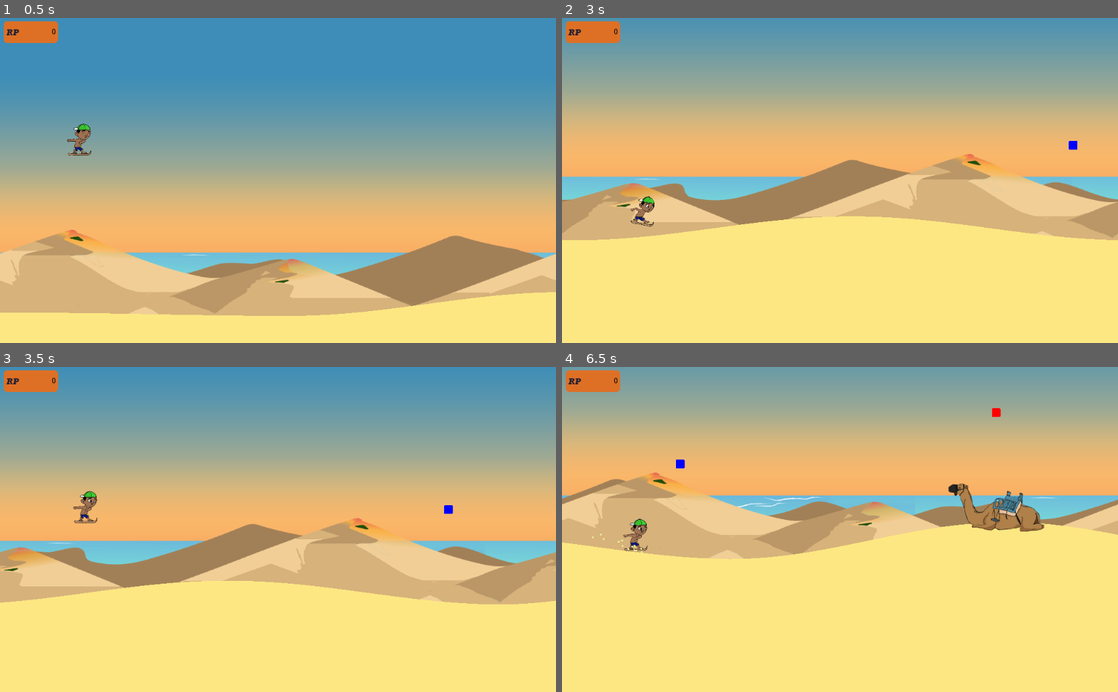
Above: before the commit, frames 1-4 (two rows, left to right).
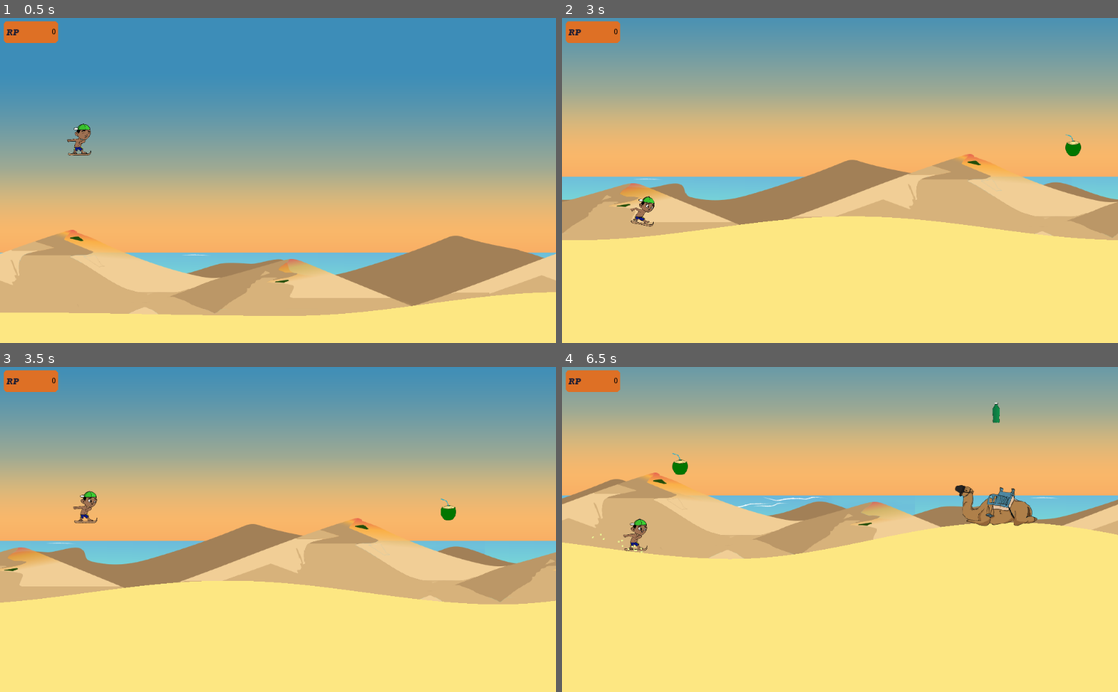
Above: after the commit, the same moments.

Repository: AlanVitorCosta/MotoresGame
Game: Godot game, scene res://scenes/World.tscn
The game is run twice, just before and just after one commit, with the same random seed, the same clock (stepped at 60 frames per second) and the same inputs. Before the commit the project has no main scene; this scene is started directly in both runs. The engine's default icon, where the game draws it, is replaced by a stand-in: a white triangle on a blue panel in a dark square. Sound files missing from this copy of the repository are replaced by a short silence.
Inputs:
- Up to frame 1 (0.5 s): no input
- Up to frame 2 (3 s): hold Z 0.53-1.28 s; hold Right (ui_right) 0.53-2.03 s; tap Up (ui_up) at 0.77, 1.52 s; tap Z at 1.35, 2.85 s; hold Left (ui_left) 2.03-2.78 s; hold Z 2.03-2.78 s; hold Right (ui_right) from 2.78 s (still down)
- Up to frame 3 (3.5 s): keep holding Right (ui_right); tap Up (ui_up) at 3.02 s
- Up to frame 4 (6.5 s): hold Z 3.53-4.28 s; tap Up (ui_up) at 3.77, 4.52, 6.02 s; release Right (ui_right) at 4.28 s; hold Left (ui_left) 4.28-5.03 s; tap Z at 4.35, 5.85 s; hold Right (ui_right) 5.03-5.78 s; hold Z 5.03-5.78 s; hold Left (ui_left) from 5.78 s (still down)

Frame 1 is identical in both runs. In frame 2, 0.1% of the frame differs, in the area x 90-94%, y 35-43%; in frame 3, 0.1%; in frame 4, 1.3%, in the area x 7-87%, y 10-52%.

Commit message:
varias atts

Diff:
--- a/scenes/Coletavel.tscn
+++ b/scenes/Coletavel.tscn
@@ -19,18 +19,18 @@
 color = Color( 0.396078, 0.807843, 0.537255, 1 )
 hue_variation = -0.43
 
-[sub_resource type="CapsuleShape2D" id=4]
+[sub_resource type="CapsuleShape2D" id=3]
 radius = 35.6037
 height = 0.461029
 
 [node name="Coletavel" type="KinematicBody2D"]
 scale = Vector2( 0.25, 0.25 )
-collision_layer = 8
+collision_layer = 16
 script = ExtResource( 1 )
 
 [node name="Altura1" type="CollisionShape2D" parent="."]
 position = Vector2( -2.097, 117.741 )
-shape = SubResource( 3 )
+shape = SubResource( 1 )
 __meta__ = {
 "_edit_lock_": true
 }
@@ -60,7 +60,8 @@
 [node name="Position" type="Area2D" parent="."]
 
 [node name="CollisionShape2D" type="CollisionShape2D" parent="Position"]
-shape = SubResource( 4 )
+scale = Vector2( 0.9, 0.9 )
+shape = SubResource( 3 )
 __meta__ = {
 "_edit_lock_": true
 }
--- a/scenes/Dromedario.tscn
+++ b/scenes/Dromedario.tscn
@@ -6,12 +6,12 @@
 [ext_resource path="res://sprites/Obstaculos/drom2.png" type="Texture" id=4]
 [ext_resource path="res://sprites/Obstaculos/drom3.png" type="Texture" id=5]
 
-[sub_resource type="CapsuleShape2D" id=4]
-radius = 25.6667
-height = 100.92
+[sub_resource type="CapsuleShape2D" id=1]
+radius = 24.0624
+height = 93.3617
 
 [sub_resource type="RectangleShape2D" id=2]
-extents = Vector2( 82.8468, 42.3215 )
+extents = Vector2( 76.7516, 36.1033 )
 
 [sub_resource type="SpriteFrames" id=3]
 animations = [ {
@@ -31,7 +31,10 @@
 [node name="CollisionShape2D" type="CollisionShape2D" parent="."]
 position = Vector2( -10.5927, 5.96675 )
 rotation = 1.5708
-shape = SubResource( 4 )
+shape = SubResource( 1 )
+__meta__ = {
+"_edit_lock_": true
+}
 
 [node name="Area2D" type="Area2D" parent="."]
 __meta__ = {
@@ -49,12 +52,13 @@
 
 [node name="camelFx" type="AudioStreamPlayer" parent="."]
 stream = ExtResource( 2 )
+volume_db = -10.0
 
 [node name="AnimatedSprite" type="AnimatedSprite" parent="."]
 scale = Vector2( 0.88, 0.88 )
 frames = SubResource( 3 )
 animation = "Idle"
-frame = 7
+frame = 5
 playing = true
 __meta__ = {
 "_edit_lock_": true
--- a/scenes/GameOver.tscn
+++ b/scenes/GameOver.tscn
@@ -1,7 +1,9 @@
-[gd_scene load_steps=3 format=2]
+[gd_scene load_steps=5 format=2]
 
-[ext_resource path="res://scripts/ButtonRefresh.gd" type="Script" id=1]
-[ext_resource path="res://scripts/ButtonExit.gd" type="Script" id=2]
+[ext_resource path="res://scripts/GameOver.gd" type="Script" id=1]
+[ext_resource path="res://scripts/ButtonRefresh.gd" type="Script" id=2]
+[ext_resource path="res://scripts/ButtonExit.gd" type="Script" id=3]
+[ext_resource path="res://sounds/187803__sonsdebarcelona__oral-nonsense-and-mocking.wav" type="AudioStream" id=4]
 
 [node name="Control" type="Control"]
 anchor_right = 1.0
@@ -10,12 +12,16 @@
 margin_top = -82.027
 margin_right = -396.963
 margin_bottom = -82.027
+script = ExtResource( 1 )
 
 [node name="Panel" type="Panel" parent="."]
 margin_left = 382.0
 margin_top = 63.0
 margin_right = 1437.0
 margin_bottom = 698.0
+__meta__ = {
+"_edit_lock_": true
+}
 
 [node name="Label" type="Label" parent="Panel"]
 margin_left = 250.0
@@ -30,6 +36,9 @@
 valign = 1
 autowrap = true
 uppercase = true
+__meta__ = {
+"_edit_lock_": true
+}
 
 [node name="Button" type="Button" parent="Panel"]
 margin_left = 312.0
@@ -37,7 +46,10 @@
 margin_right = 434.0
 margin_bottom = 432.0
 text = "Reiniciar"
-script = ExtResource( 1 )
+script = ExtResource( 2 )
+__meta__ = {
+"_edit_lock_": true
+}
 
 [node name="Button2" type="Button" parent="Panel"]
 margin_left = 592.901
@@ -45,4 +57,14 @@
 margin_right = 713.901
 margin_bottom = 430.025
 text = "Sair"
-script = ExtResource( 2 )
+script = ExtResource( 3 )
+__meta__ = {
+"_edit_lock_": true
+}
+
+[node name="gameoverFx" type="AudioStreamPlayer" parent="."]
+stream = ExtResource( 4 )
+volume_db = 10.0
+pitch_scale = 1.2
+
+[node name="Timer" type="Timer" parent="."]
--- /dev/null
+++ b/scenes/Menu.tscn
@@ -0,0 +1,34 @@
+[gd_scene load_steps=5 format=2]
+
+[ext_resource path="res://scripts/Menu.gd" type="Script" id=1]
+[ext_resource path="res://sprites/tela_start.png" type="Texture" id=2]
+[ext_resource path="res://scripts/ButtonBegin.gd" type="Script" id=3]
+[ext_resource path="res://sounds/03 - BANDA GRAFITH KARAOKE - SENTA AQUI - RG (online-audio-converter.com).ogg" type="AudioStream" id=4]
+
+[node name="Control" type="Control"]
+anchor_right = 1.0
+anchor_bottom = 1.0
+script = ExtResource( 1 )
+
+[node name="Back" type="Sprite" parent="."]
+position = Vector2( 513.211, 300.418 )
+scale = Vector2( 1.00904, 1.01234 )
+texture = ExtResource( 2 )
+__meta__ = {
+"_edit_lock_": true
+}
+
+[node name="Button" type="Button" parent="."]
+margin_left = 2.0
+margin_top = 517.0
+margin_right = 204.0
+margin_bottom = 590.0
+flat = true
+script = ExtResource( 3 )
+__meta__ = {
+"_edit_lock_": true
+}
+
+[node name="musica" type="AudioStreamPlayer" parent="."]
+stream = ExtResource( 4 )
+volume_db = -5.0
--- a/scenes/Player.tscn
+++ b/scenes/Player.tscn
@@ -4,10 +4,10 @@
 [ext_resource path="res://scripts/GarbageCollector.gd" type="Script" id=2]
 [ext_resource path="res://sprites/Personagem/boyzaum.png" type="Texture" id=3]
 [ext_resource path="res://sprites/Personagem/boyzaum2.png" type="Texture" id=4]
-[ext_resource path="res://sprites/Personagem/abaixar.png" type="Texture" id=5]
-[ext_resource path="res://sprites/Personagem/cair1.png" type="Texture" id=6]
-[ext_resource path="res://sprites/Personagem/cair2.png" type="Texture" id=7]
-[ext_resource path="res://sprites/Personagem/cair3.png" type="Texture" id=8]
+[ext_resource path="res://sprites/Personagem/cair1.png" type="Texture" id=5]
+[ext_resource path="res://sprites/Personagem/cair2.png" type="Texture" id=6]
+[ext_resource path="res://sprites/Personagem/cair3.png" type="Texture" id=7]
+[ext_resource path="res://sprites/Personagem/abaixar.png" type="Texture" id=8]
 [ext_resource path="res://sprites/Personagem/pulo1.png" type="Texture" id=9]
 [ext_resource path="res://sprites/Personagem/pulo2.png" type="Texture" id=10]
 [ext_resource path="res://sprites/Personagem/pulo3.png" type="Texture" id=11]
@@ -16,7 +16,7 @@
 [ext_resource path="res://sounds/456373__felixyadomi__hop9.wav" type="AudioStream" id=14]
 [ext_resource path="res://sounds/hit_fall.wav" type="AudioStream" id=15]
 [ext_resource path="res://sounds/364999__saul92__arena-cayendo.wav" type="AudioStream" id=16]
-[ext_resource path="res://sounds/03 - BANDA GRAFITH KARAOKE - SENTA AQUI - RG (online-audio-converter.com).ogg" type="AudioStream" id=17]
+[ext_resource path="res://sounds/music_skiduna (online-audio-converter.com).ogg" type="AudioStream" id=17]
 
 [sub_resource type="CircleShape2D" id=1]
 radius = 28.126
@@ -31,15 +31,15 @@
 "name": "Idle",
 "speed": 2.5
 }, {
-"frames": [ ExtResource( 5 ) ],
+"frames": [ ExtResource( 5 ), ExtResource( 6 ), ExtResource( 7 ) ],
+"loop": false,
+"name": "Falling",
+"speed": 7.5
+}, {
+"frames": [ ExtResource( 8 ) ],
 "loop": false,
 "name": "Crouch",
 "speed": 5.0
-}, {
-"frames": [ ExtResource( 6 ), ExtResource( 7 ), ExtResource( 8 ) ],
-"loop": false,
-"name": "Falling",
-"speed": 7.5
 }, {
 "frames": [ ExtResource( 9 ), ExtResource( 10 ), ExtResource( 11 ), ExtResource( 12 ), ExtResource( 13 ) ],
 "loop": false,
@@ -52,6 +52,7 @@
 emission_sphere_radius = 10.0
 flag_disable_z = true
 gravity = Vector3( 0, 70, 0 )
+angular_velocity = 1.05
 orbit_velocity = 0.0
 orbit_velocity_random = 0.0
 damping = 10.0
@@ -67,6 +68,9 @@
 [node name="CollisionShape2D" type="CollisionShape2D" parent="."]
 position = Vector2( -0.0713427, 2.27887 )
 shape = SubResource( 1 )
+__meta__ = {
+"_edit_lock_": true
+}
 
 [node name="Camera2D" type="Camera2D" parent="."]
 offset = Vector2( 400, 0 )
@@ -113,7 +117,7 @@
 
 [node name="musicFx" type="AudioStreamPlayer" parent="."]
 stream = ExtResource( 17 )
-volume_db = -10.0
+volume_db = -5.0
 
 [node name="Particles2D" type="Particles2D" parent="."]
 modulate = Color( 0.921569, 0.956863, 0.580392, 1 )
--- a/scenes/Urubu.tscn
+++ b/scenes/Urubu.tscn
@@ -52,6 +52,7 @@
 scale = Vector2( 0.8, 0.8 )
 frames = SubResource( 3 )
 animation = "Idle"
+frame = 2
 playing = true
 __meta__ = {
 "_edit_lock_": true
--- a/scripts/Bugueiro.gd
+++ b/scripts/Bugueiro.gd
@@ -15,7 +15,7 @@
 	timer = Timer.new()
 	timer.connect("timeout", self, "_on_timer_timeout")
 	add_child(timer)
-	timer.set_wait_time(6)
+	timer.set_wait_time(8)
 	timer.start()
 	pass
 
--- /dev/null
+++ b/scripts/ButtonBegin.gd
@@ -0,0 +1,8 @@
+extends Button
+
+func _ready():
+	connect("pressed", self, "_on_Button_pressed")
+	pass
+
+func _on_Button_pressed():
+	get_tree().change_scene("res://scenes/World.tscn")
--- a/scripts/Coletavel.gd
+++ b/scripts/Coletavel.gd
@@ -4,19 +4,21 @@
 	'nothing': -1,
 	'garrafa': 0,
 	'lata': 1,
-	'plastico': 2
+	'plastico': 2,
+	'pneu': 3
 }
 
-const GRAVITY = 10
+const GRAVITY = 300
 
 var collider_y_height = rand_range(0.5,1.8)
 var velocity = Vector2()
 var points
 var itemID = RECICLAVEIS.nothing
 var spr_texture = preload("res://icon.png")
-var garrafa_texture = preload("res://icon.png")
-var lata_texture = preload("res://icon.png")
-var plastico_texture = preload("res://icon.png")
+var garrafa_texture = preload("res://sprites/Coletaveis/garrafa.png")
+var lata_texture = preload("res://sprites/Coletaveis/lixo1.png")
+var plastico_texture = preload("res://sprites/Coletaveis/lixo2.png")
+var pneu_texture = preload("res://sprites/Coletaveis/pneu.png")
 var falling = true
 
 func _ready():
@@ -35,13 +37,20 @@
 func get_sprite_by_itemID(itemID):
 	if itemID == RECICLAVEIS.garrafa:
 		$Sprite.texture = garrafa_texture
-		$Sprite.modulate = Color(255,0,0,1)
+		$Sprite.scale = Vector2(1.35, 1.35)
+		$Position/CollisionShape2D.scale = Vector2(1.2, 1.2)
 	if itemID == RECICLAVEIS.lata:
 		$Sprite.texture = lata_texture
-		$Sprite.modulate = Color(0,255,0,1)
+		$Sprite.scale = Vector2(5, 5)
+		$Position/CollisionShape2D.scale = Vector2(4.5, 4.5)
 	if itemID == RECICLAVEIS.plastico:
 		$Sprite.texture = plastico_texture
-		$Sprite.modulate = Color(0,0,255,1)
+		$Sprite.scale = Vector2(3, 3)
+		$Position/CollisionShape2D.scale = Vector2(2.7, 2.7)
+	if itemID == RECICLAVEIS.pneu:
+		$Sprite.texture = pneu_texture
+		$Sprite.scale = Vector2(0.9, 0.9)
+		$Position/CollisionShape2D.scale = Vector2(1, 1)
 	else:
 		return
 	pass
@@ -56,6 +65,9 @@
 	if itemID == RECICLAVEIS.plastico:
 		print("lixo spawn plastico")
 		return 10
+	if itemID == RECICLAVEIS.pneu:
+		print("lixo spawn pneu")
+		return 12
 	else:
 		return 0
 	pass
--- a/scripts/Dromedario.gd
+++ b/scripts/Dromedario.gd
@@ -5,6 +5,7 @@
 
 onready var timer = get_node("Timer")
 
+var spriteScale = rand_range(0.66, 0.89)
 var velocity = Vector2()
 
 func _ready():
@@ -13,14 +14,15 @@
 	timer = Timer.new()
 	timer.connect("timeout", self, "_on_timer_timeout")
 	add_child(timer)
-	timer.set_wait_time(12)
+	timer.set_wait_time(13)
 	timer.start()
+
+	$AnimatedSprite.scale = Vector2(spriteScale, spriteScale)
 	pass
 
 func _physics_process(delta):
 	velocity.y += GRAVITY
-
-	move_and_slide(velocity, FLOOR, true)
+	move_and_collide(velocity * delta)
 	pass
 
 func _on_Area2D_body_entered(body):
--- /dev/null
+++ b/scripts/GameOver.gd
@@ -0,0 +1,18 @@
+extends Control
+
+onready var timer = get_node("Timer")
+
+var tocar = true
+
+func _ready():
+	timer = Timer.new()
+	timer.connect("timeout", self, "_on_timer_timeout")
+	add_child(timer)
+	timer.set_wait_time(0.2)
+	timer.start()
+	pass
+
+func _on_timer_timeout():
+	if tocar == true:
+		$gameoverFx.play()
+		tocar = false
--- /dev/null
+++ b/scripts/Menu.gd
@@ -0,0 +1,5 @@
+extends Control
+
+func _ready():
+	$musica.play()
+	pass
--- a/scripts/Player.gd
+++ b/scripts/Player.gd
@@ -124,4 +124,4 @@
 	mult_vel += 0.2
 	timer.set_wait_time(5)
 	timer.start()
-	print("aumetando velocity")
+	print("aumentando velocity")
--- a/scripts/World.gd
+++ b/scripts/World.gd
@@ -21,7 +21,8 @@
 	'nothing' : -1,
 	'garrafa' : 0,
 	'lata' : 1,
-	'plastico' : 2
+	'plastico' : 2,
+	'pneu' : 3
 }
 
 func _ready():
@@ -145,6 +146,13 @@
 		plastico.itemID = RECICLAVEIS.plastico
 		add_child(plastico)
 		return
+	if noise_sample < 0.4:
+		print("lixo spawn pneu")
+		var pneu = coletavel.instance()
+		pneu.position = spawn_location
+		pneu.itemID = RECICLAVEIS.pneu
+		add_child(pneu)
+		return
 	else:
 		print("sem lixo")
 
Not shown: 6 places in scenes/Bugueiro.tscn that only renumber resources
Not shown: 1 places in scenes/Coletavel.tscn that only renumber resources
Not shown, added: sounds/187803__sonsdebarcelona__oral-nonsense-and-mocking.wav.import
Not shown, added: sounds/187803_sonsdebarcelona_oral-nonsense-and-mocking (online-audio-converter.com).ogg.import
Not shown, added: sounds/music_skiduna (online-audio-converter.com).ogg.import
Not shown, added: sounds/187803__sonsdebarcelona__oral-nonsense-and-mocking.wav
Not shown, added: sounds/187803_sonsdebarcelona_oral-nonsense-and-mocking (online-audio-converter.com).ogg
Not shown, added: sounds/music_skiduna (online-audio-converter.com).ogg
